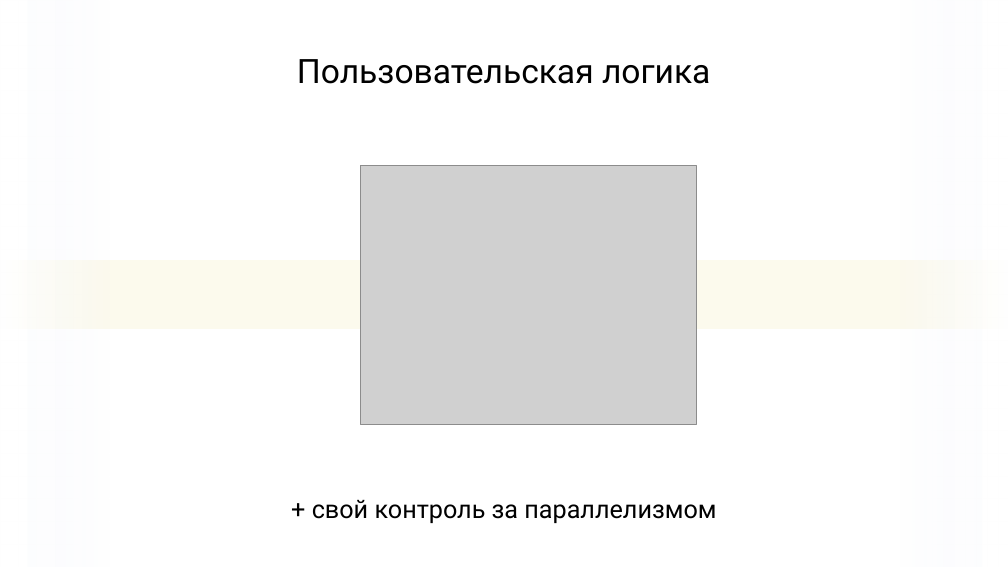
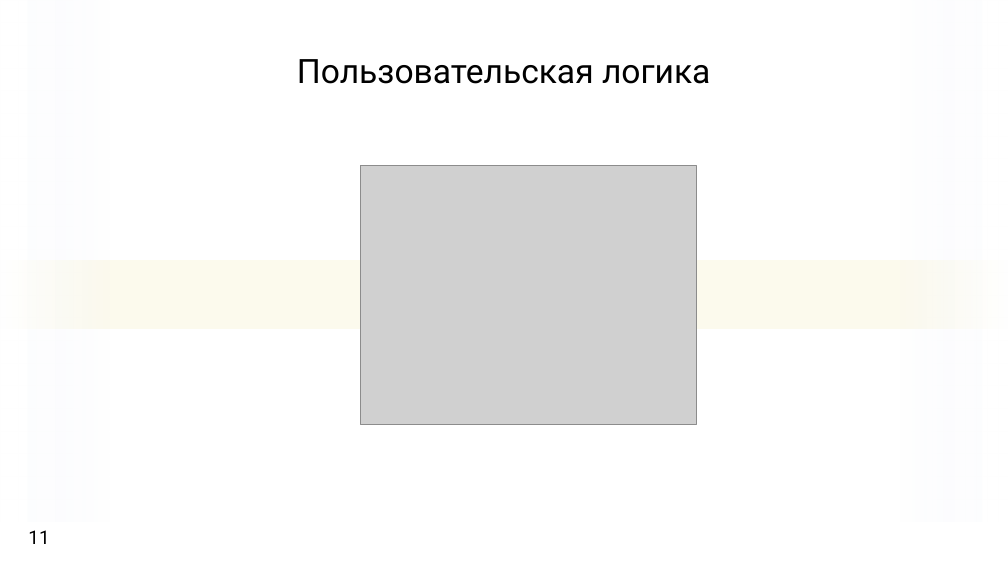
Before and after one commit to sidristij/dotnext-online-2021, a slide deck: slide 11 of 00-dotnext-threadpool.pptx (slide 12 before the commit). Drawn at 1008x567 pixels with LibreOffice and Linux fonts; fonts in the diff are those of the drawing; grey boxes stand for pictures. Boxes give left, top, right and bottom in pixels: in the first picture for what was removed or moved away, otherwise in the second. Text is boxed around its words. In the diff, an @@ line names an element or a change of style, - is before the commit and + after.

```diff
--- a/00-dotnext-threadpool.pptx
+++ b/00-dotnext-threadpool.pptx
@@ rectangle resized from (x1=0, y1=1, x2=109, y2=566) to (x1=0, y1=1, x2=109, y2=522) @@
@@ text removed at (x1=312, y1=500, x2=716, y2=523) @@
-+ свой контроль за параллелизмом
@@ page number added at (x1=18, y1=534, x2=39, y2=544), 18 pt, text #000000 @@
+11
@@ page number added at (x1=28, y1=530, x2=49, y2=544), 18 pt, text #FFFFFF @@
+11
```
Also in this commit, not shown: 9 other slides changed, 1 slide added, 4 slides removed, 1 other file.
